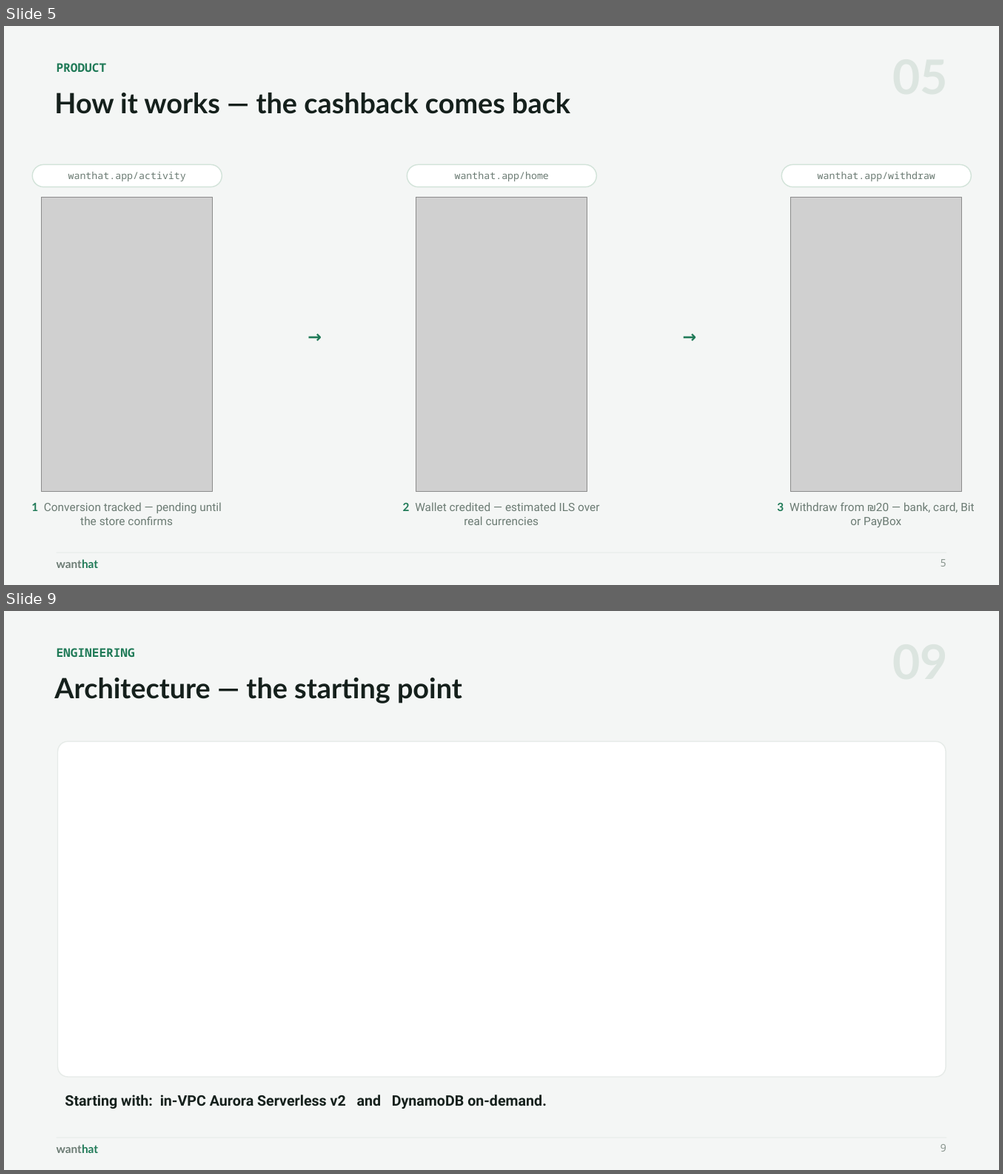
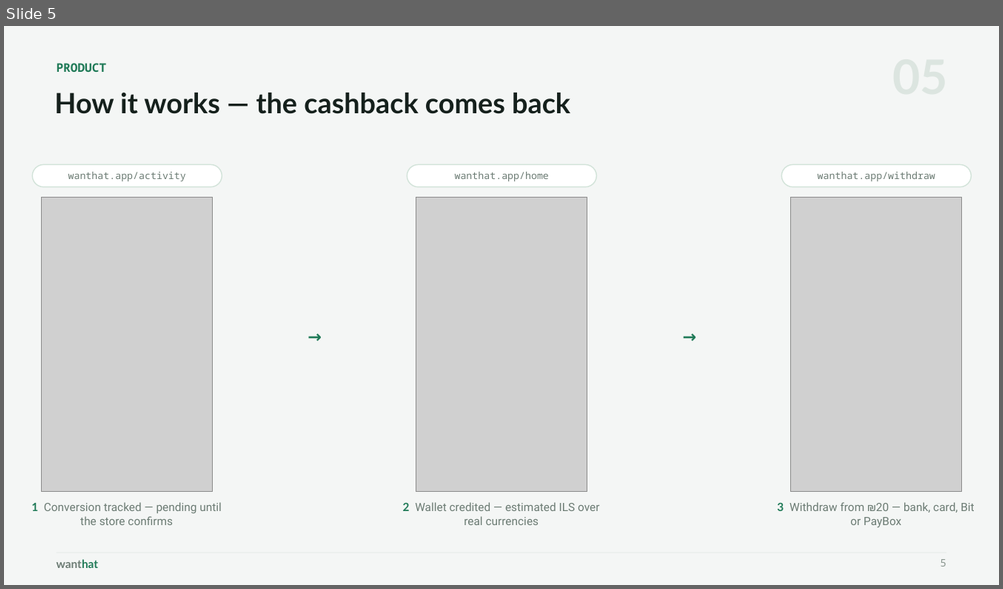
Before and after one commit to wanthat-app/monorepo, a slide deck: slides/wanthat-presentation.pptx. Shown one above the other, each under a label of ours: slides 5 and 9 before the commit, slide 5 after it; the slides between them are not shown. The pictures are 1003x1174 and 1003x589 pixels, drawn with LibreOffice and Linux fonts; fonts in the diff are those of the drawing; grey boxes stand for pictures. Boxes give left, top, right and bottom in pixels: in the first picture for what was removed or moved away, otherwise in the second. Text is boxed around its words. In the diff, an @@ line names an element or a change of style, - is before the commit and + after.

```diff
--- a/slides/wanthat-presentation.pptx
+++ b/slides/wanthat-presentation.pptx
@@ slide 9 removed at <box>4,611,999,1170</box>, background #F4F6F5 @@
@@ text removed at <box>57,648,135,657</box> @@
-ENGINEERING
@@ text removed at <box>54,678,462,703</box> @@
-Architecture — the starting point
@@ rounded rectangle removed at <box>58,741,945,1077</box> @@
@@ text removed at <box>65,1095,546,1109</box> @@
-Starting with: in-VPC Aurora Serverless v2 and DynamoDB on-demand.
@@ rectangle removed at <box>57,1138,946,1139</box> @@
@@ text removed at <box>57,1145,99,1153</box> @@
-wanthat
@@ text removed at <box>940,1145,946,1152</box> @@
-9
```
Also in this commit, not shown: 2 slides changed, 9 slides added, 8 other slides removed, 3 other files.
